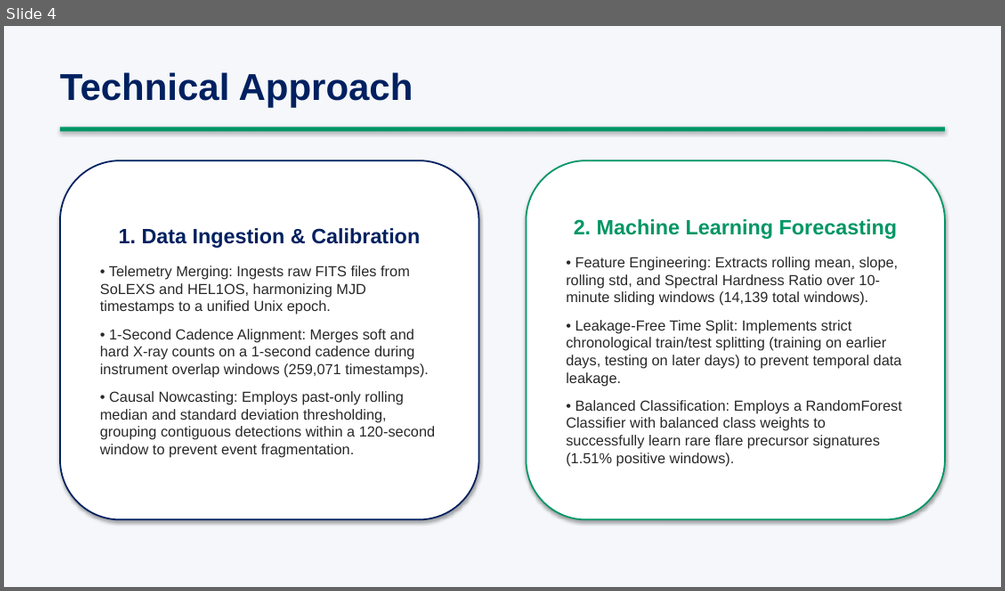
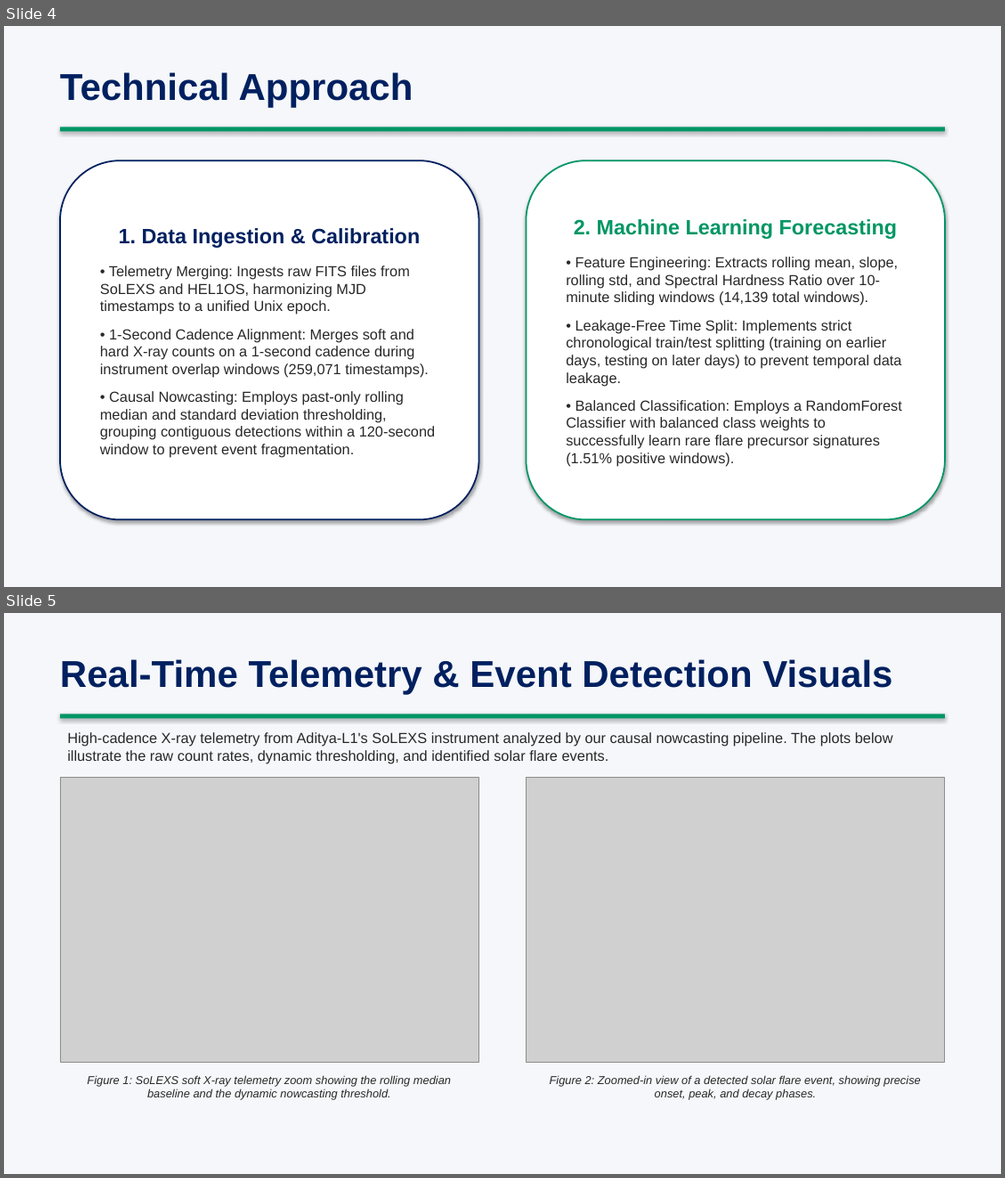
Before and after one commit to deepshekhar555/PS15_SolarFlare, a slide deck: AdityaL1_SolarFlare_Presentation.pptx. Shown one above the other, each under a label of ours: slide 4 before the commit, slides 4 and 5 after it. The pictures are 1005x591 and 1005x1178 pixels, drawn with LibreOffice and Linux fonts; fonts in the diff are those of the drawing; grey boxes stand for pictures. Boxes give left, top, right and bottom in pixels: in the first picture for what was removed or moved away, otherwise in the second. Text is boxed around its words. In the diff, an @@ line names an element or a change of style, - is before the commit and + after.

Commit message:
Add telemetry plots and microflare case study slides to presentation

```diff
--- a/AdityaL1_SolarFlare_Presentation.pptx
+++ b/AdityaL1_SolarFlare_Presentation.pptx
@@ slide 5 added at (x1=4, y1=613, x2=1001, y2=1174), background #FFFFFF @@
@@ rectangle added at (x1=4, y1=613, x2=1001, y2=1174), fill #F5F7FA @@
@@ text added at (x1=60, y1=659, x2=892, y2=695), 36 pt, text #002060, bold @@
+Real-Time Telemetry & Event Detection Visuals
@@ rectangle added at (x1=60, y1=714, x2=945, y2=718), fill #009664 @@
@@ text added at (x1=67, y1=732, x2=893, y2=763), 14 pt, text #282828 @@
+High-cadence X-ray telemetry from Aditya-L1's SoLEXS instrument analyzed by our causal nowcasting pipeline. The plots below illustrate the raw count rates, dynamic thresholding, and identified solar flare events.
@@ picture added at (x1=60, y1=778, x2=479, y2=1062) @@
@@ picture added at (x1=526, y1=778, x2=945, y2=1062) @@
@@ text added at (x1=87, y1=1075, x2=451, y2=1100), 11 pt, text #282828, italic @@
+Figure 1: SoLEXS soft X-ray telemetry zoom showing the rolling median baseline and the dynamic nowcasting threshold.
@@ text added at (x1=550, y1=1075, x2=920, y2=1100), 11 pt, text #282828, italic @@
+Figure 2: Zoomed-in view of a detected solar flare event, showing precise onset, peak, and decay phases.
```
Also in this commit, not shown: 1 other slide added, 1 other file.
